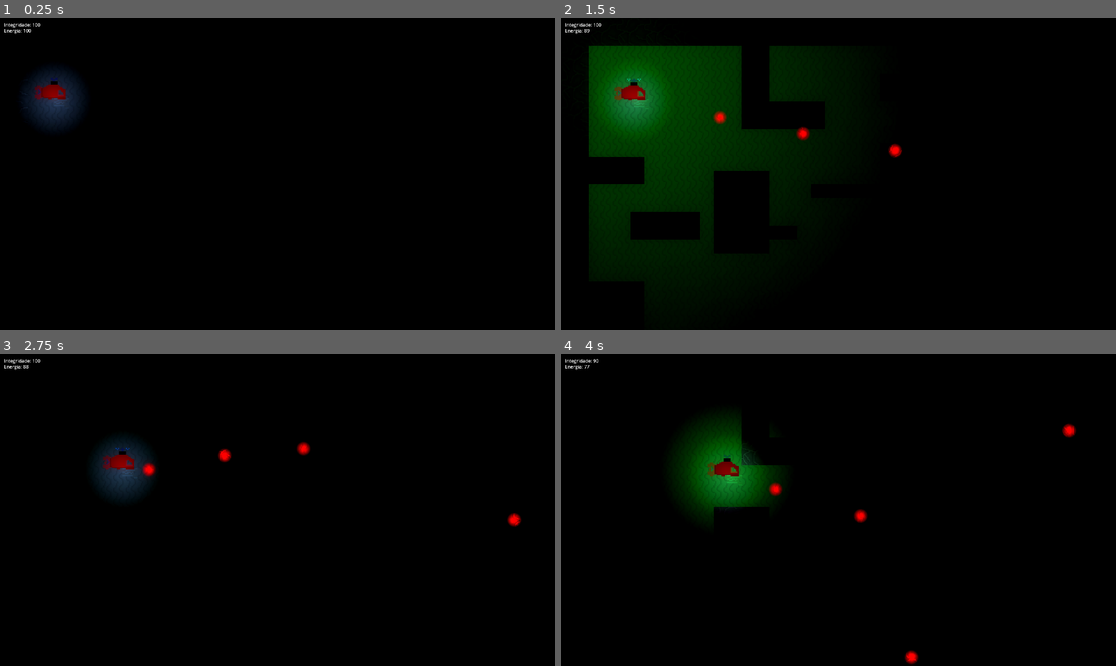
Above: before the commit, frames 1-4 (two rows, left to right).
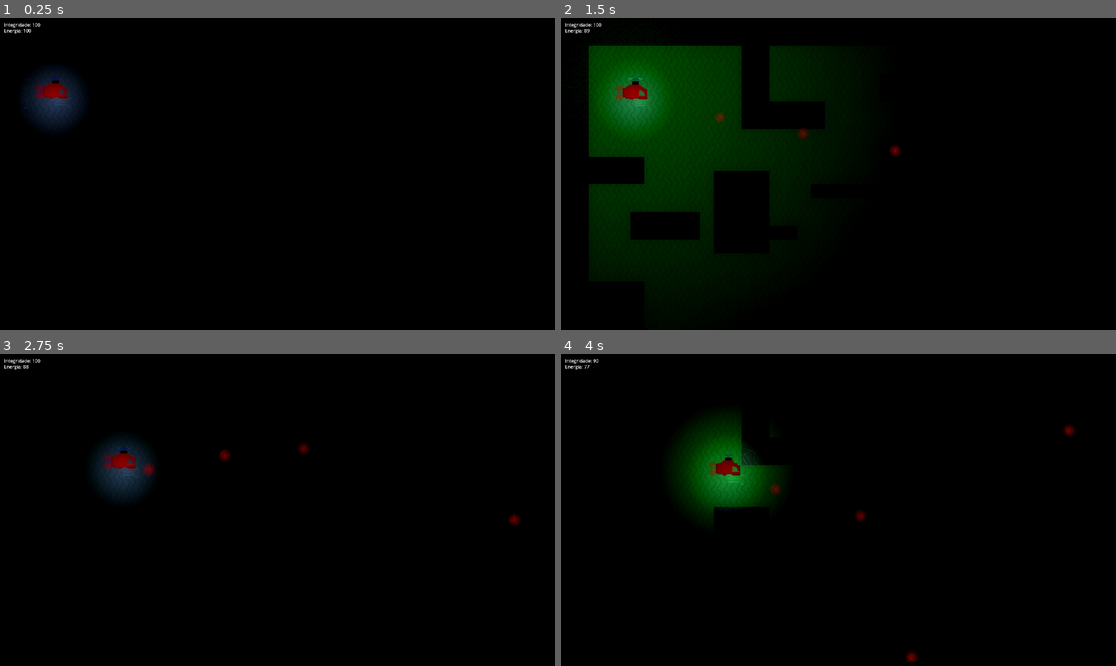
Above: after the commit, the same moments.

Repository: LitheFulminare/subechoXP3
Game: Godot game, scene res://Scenes/Layouts/Main 1.tscn
The game is run twice, just before and just after one commit, with the same random seed, the same clock (stepped at 60 frames per second) and the same inputs.
Inputs (mouse positions are in pixels of both pictures, inside the frame that each line leads up to):
- Up to frame 1 (0.25 s): no input
- Up to frame 2 (1.5 s): tap Enter at 0.5 s; move the mouse to (960, 158) at 0.52 s; press the mouse at (960, 158) at 0.53 s; hold D (Right) 0.53-1.28 s; tap F (Sonar) at 0.8, 1.35 s; move the mouse to (727, 189) at 1.27 s; release the mouse at (727, 189) at 1.28 s; hold S (Down) from 1.28 s (still down)
- Up to frame 3 (2.75 s): click (166, 525) at 1.55 s; move the mouse to (333, 441) at 2.02 s; release S (Down) at 2.03 s; press the mouse at (333, 441) at 2.03 s; hold D (Right) from 2.03 s (still down); tap F (Sonar) at 2.3 s
- Up to frame 4 (4 s): move the mouse to (810, 572) at 2.77 s; release D (Right) at 2.78 s; release the mouse at (810, 572) at 2.78 s; hold W (Up) 2.78-3.53 s; tap F (Sonar) at 2.85, 3.8 s; click (810, 572) at 3.05 s; move the mouse to (1005, 556) at 3.52 s; press the mouse at (1005, 556) at 3.53 s; hold A (Left) from 3.53 s (still down)

The runs differ from the first frame. In frame 1, 0.1% of the frame differs, in the area x 6-13%, y 18-29%; in frame 2, 0.4%; in frame 3, 0.5%; in frame 4, 0.5%, in the area x 26-93%, y 22-100%.

Commit message:
game over

Diff:
--- a/Scenes/Layouts/Main 1.gd
+++ b/Scenes/Layouts/Main 1.gd
@@ -11,4 +11,9 @@
 	$UI/Integridade.text = "Integridade: " + str($CanvasGroup/Player.life)
 	$UI/Energia.text = "Energia: " + str($CanvasGroup/Player.energy)
 
-#func game_over():
+	if $CanvasGroup/Player.life <= 0 || $CanvasGroup/Player.energy <= 0 :
+		game_over()
+
+func game_over():
+	await get_tree().create_timer(1).timeout
+	get_tree().reload_current_scene()
--- a/Scenes/Player_e_misc/Particulas e projéteis/Tiro 1.tscn
+++ b/Scenes/Player_e_misc/Particulas e projéteis/Tiro 1.tscn
@@ -24,7 +24,6 @@
 [node name="PointLight2D" type="PointLight2D" parent="."]
 light_mask = 3
 scale = Vector2(0.801, 0.801)
-energy = 3.44
 range_item_cull_mask = 3
 texture = SubResource("GradientTexture2D_ltj45")
 
--- a/Scenes/Player_e_misc/Player/CharacterBody2D.gd
+++ b/Scenes/Player_e_misc/Player/CharacterBody2D.gd
@@ -34,11 +34,11 @@
 	if input == Vector2.ZERO:
 
 		if velocity.length() > (friction * delta):
-			$Sprite/Turbina.play()
+			$Sprite/TurbinaV1/Sprites.play()
 			velocity -= velocity.normalized() * (friction * delta)
 		else:
 			velocity = Vector2.ZERO
-			$Sprite/Turbina.stop()
+			$Sprite/TurbinaV1/Sprites.stop()
 	else:
 		velocity += (input * acceleration * delta)
 		velocity = velocity.limit_length(speed)
@@ -46,7 +46,7 @@
 
 	var collision = move_and_collide(velocity * delta)
 	if collision:
-		if not invincible:
+		if not invincible && life > 0:
 			life -= 10
 			velocity = Vector2.ZERO
 			invincible = true
@@ -70,15 +70,15 @@
 	$"Spawn Tiro 1".look_at(get_global_mouse_position())
 
 	if velocity.length() > 0 :
-		$Sprite/Turbina.play()
+		$Sprite/TurbinaV1/Sprites.play()
 	else:
-		$Sprite/Turbina.stop()
+		$Sprite/TurbinaV1/Sprites.stop()
 
 func _on_energy_timer_timeout():
 	energy -= 1
 
 func Sonar():
-	if not sonar:
+	if not sonar && life > 0 && energy > 0:
 		$Sprite/Sonar.play()
 		sonar = true
 		$"Sonar cooldown".start()
@@ -96,7 +96,7 @@
 		$Sprite/Sonar.stop()
 
 func tiro1():
-	if not t1_cd:
+	if not t1_cd && life > 0 && energy > 0:
 		targetPosition = get_global_mouse_position()
 		shootDirection = (targetPosition - global_position).normalized()
 
--- /dev/null
+++ b/Scenes/Player_e_misc/Player/Turbina/Turbina v1.tscn
@@ -0,0 +1,26 @@
+[gd_scene load_steps=4 format=3 uid="uid://r2uor4w348v2"]
+
+[ext_resource type="Texture2D" uid="uid://bcu5ky7sxtmn3" path="res://sprites/player/Motor/turbina1.png" id="1_qgtf2"]
+[ext_resource type="Texture2D" uid="uid://bfsh27fh56qh7" path="res://sprites/player/Motor/turbina1_2.png" id="2_4475l"]
+
+[sub_resource type="SpriteFrames" id="SpriteFrames_uhwi8"]
+animations = [{
+"frames": [{
+"duration": 1.0,
+"texture": ExtResource("1_qgtf2")
+}, {
+"duration": 1.0,
+"texture": ExtResource("2_4475l")
+}],
+"loop": true,
+"name": &"Motor 1",
+"speed": 5.0
+}]
+
+[node name="TurbinaV1" type="Node2D"]
+
+[node name="Sprites" type="AnimatedSprite2D" parent="."]
+position = Vector2(0, 1.01725e-05)
+sprite_frames = SubResource("SpriteFrames_uhwi8")
+animation = &"Motor 1"
+metadata/_edit_lock_ = true
--- a/Scenes/Player_e_misc/Player/player.tscn
+++ b/Scenes/Player_e_misc/Player/player.tscn
@@ -1,10 +1,9 @@
-[gd_scene load_steps=17 format=3 uid="uid://e4g3db01cv23"]
+[gd_scene load_steps=15 format=3 uid="uid://e4g3db01cv23"]
 
 [ext_resource type="Script" path="res://Scenes/Player_e_misc/Player/CharacterBody2D.gd" id="1_k0pig"]
 [ext_resource type="Texture2D" uid="uid://fcjwgbvtu06l" path="res://sprites/player/Casco/Casco1.png" id="2_r5lx4"]
-[ext_resource type="Texture2D" uid="uid://bcu5ky7sxtmn3" path="res://sprites/player/Motor/turbina1.png" id="4_ynpd3"]
-[ext_resource type="Texture2D" uid="uid://bfsh27fh56qh7" path="res://sprites/player/Motor/turbina1_2.png" id="5_f1d4h"]
 [ext_resource type="Texture2D" uid="uid://vjb3rydk6640" path="res://sprites/player/Sonar/sonar1.png" id="6_22ess"]
+[ext_resource type="PackedScene" uid="uid://r2uor4w348v2" path="res://Scenes/Player_e_misc/Player/Turbina/Turbina v1.tscn" id="6_iu35p"]
 [ext_resource type="Texture2D" uid="uid://cvae20cgax3sk" path="res://sprites/player/Sonar/sonar1_2.png" id="7_3ljv3"]
 [ext_resource type="PackedScene" uid="uid://drvd8bhk4plho" path="res://Scenes/Player_e_misc/Player/Arma 1/Arma 1.tscn" id="7_dot8c"]
 
@@ -24,20 +23,6 @@
 }],
 "loop": true,
 "name": &"casco 1",
-"speed": 5.0
-}]
-
-[sub_resource type="SpriteFrames" id="SpriteFrames_qncdd"]
-animations = [{
-"frames": [{
-"duration": 1.0,
-"texture": ExtResource("4_ynpd3")
-}, {
-"duration": 1.0,
-"texture": ExtResource("5_f1d4h")
-}],
-"loop": true,
-"name": &"Motor 1",
 "speed": 5.0
 }]
 
@@ -87,7 +72,7 @@
 script = ExtResource("1_k0pig")
 
 [node name="Sprite" type="AnimatedSprite2D" parent="."]
-position = Vector2(-7, 1.00001)
+position = Vector2(-2, -1.99999)
 scale = Vector2(4, 4)
 sprite_frames = SubResource("SpriteFrames_1eeoj")
 animation = &"Casco Base"
@@ -97,21 +82,15 @@
 sprite_frames = SubResource("SpriteFrames_a0lt3")
 animation = &"casco 1"
 
-[node name="Turbina" type="AnimatedSprite2D" parent="Sprite"]
-position = Vector2(0, 1.01725e-05)
-sprite_frames = SubResource("SpriteFrames_qncdd")
-animation = &"Motor 1"
-frame_progress = 0.248605
-metadata/_edit_lock_ = true
-
 [node name="Sonar" type="AnimatedSprite2D" parent="Sprite"]
 position = Vector2(0, 1.01725e-05)
 sprite_frames = SubResource("SpriteFrames_2lbqy")
 animation = &"Sonar 1"
 frame_progress = 0.382877
-metadata/_edit_lock_ = true
 
 [node name="Arma1" parent="Sprite" instance=ExtResource("7_dot8c")]
+
+[node name="TurbinaV1" parent="Sprite" instance=ExtResource("6_iu35p")]
 
 [node name="CollisionPolygon2D" type="CollisionPolygon2D" parent="."]
 visible = false
